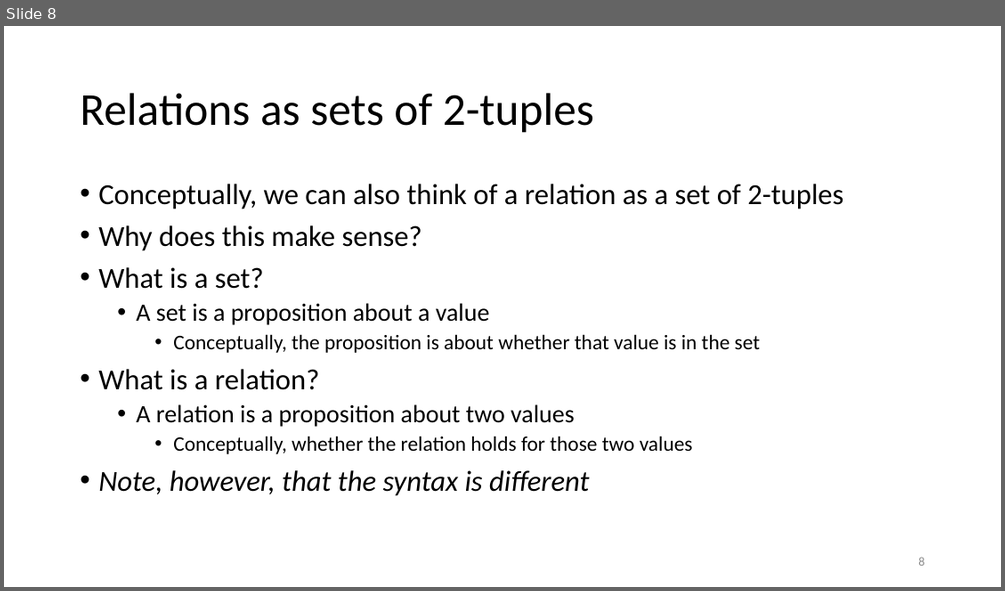
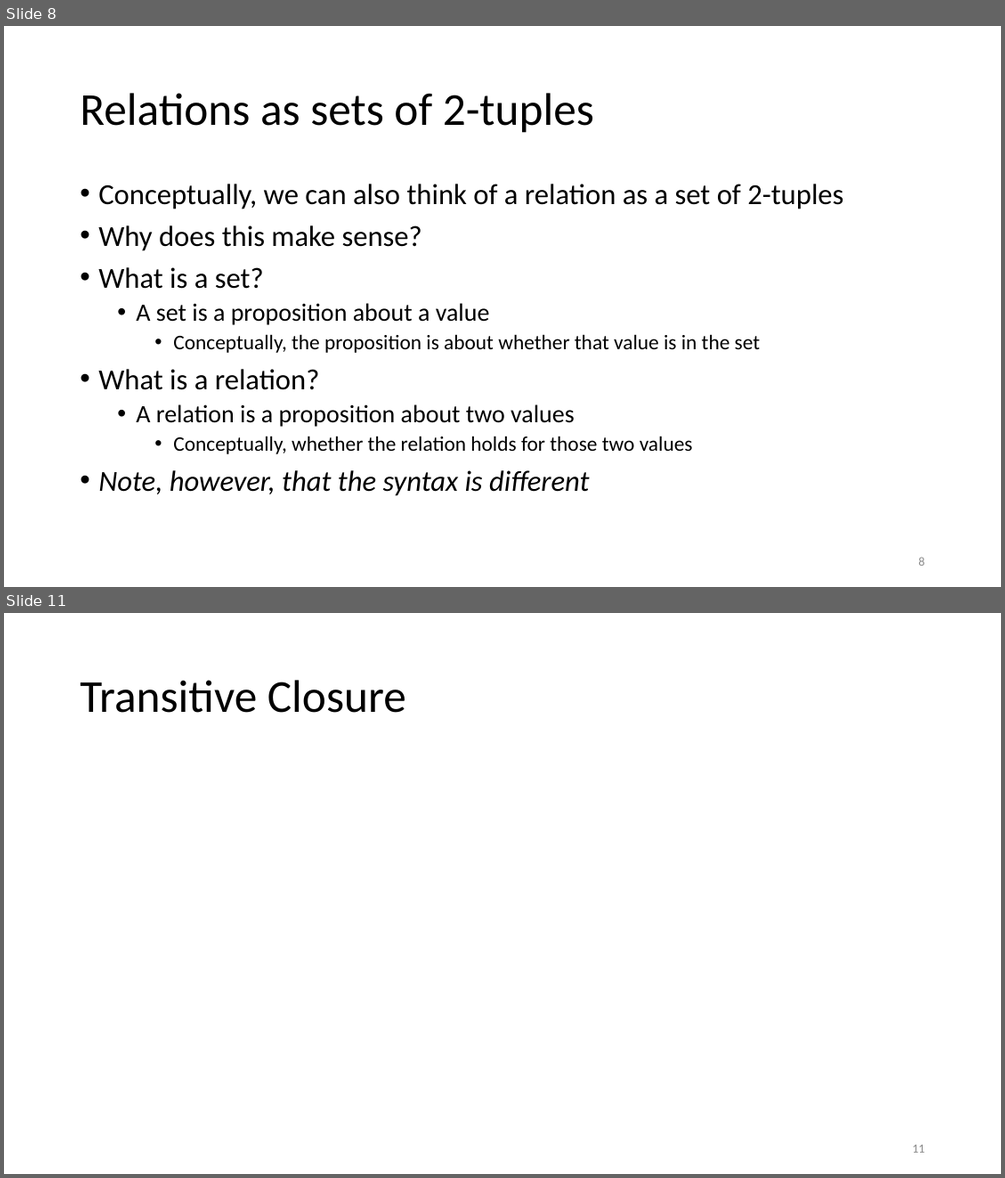
Before and after one commit to tcmch/cs-dm-lean, a slide deck: src/13_Relations/Relations.pptx. Shown one above the other, each under a label of ours: slide 8 before the commit, slides 8 and 11 after it; the slides between them are not shown. The pictures are 1005x591 and 1005x1178 pixels, drawn with LibreOffice and Linux fonts; fonts in the diff are those of the drawing; grey boxes stand for pictures. Boxes give left, top, right and bottom in pixels: in the first picture for what was removed or moved away, otherwise in the second. Text is boxed around its words. In the diff, an @@ line names an element or a change of style, - is before the commit and + after.

```diff
--- a/src/13_Relations/Relations.pptx
+++ b/src/13_Relations/Relations.pptx
@@ slide 11 added at (4, 613, 1001, 1174), background #FFFFFF @@
@@ title added at (80, 680, 406, 713), 44 pt, text #000000 @@
+Transitive Closure
@@ page number added at (912, 1144, 924, 1152), 12 pt, text #8C8C8C @@
+11
```
Also in this commit, not shown: 1 slide changed, 2 other slides added, 1 other file.
